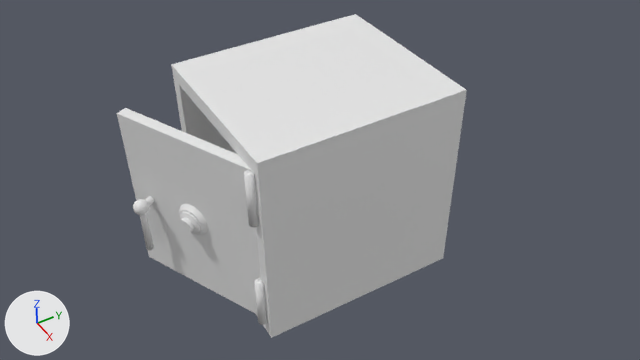
One commit to the Blender file Assets/models/house/floor02/safe/safe01.blend: the scene before it, then after it.
Rendered twice from the file's camera 'Camera'. The lights are fixed; the arrows at lower left show +X, +Y and +Z. Materials are left out; every surface is plain grey.

In view in the first picture: 'body', 'combination_knob', 'door_main', 'hinge_top'.
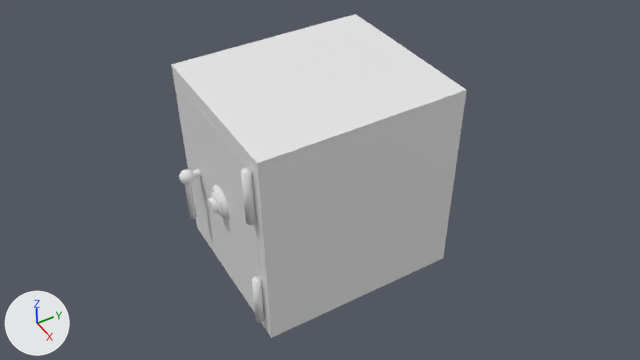
ob_door is not drawn itself; it is the parent of ob_door_main, ob_hinge_top, ob_hinge_bottom, ob_combination_knob, ob_handle.

The change, as a diff of the scene's bpy script:
```diff
--- a/Assets/models/house/floor02/safe/safe01.blend.py
+++ b/Assets/models/house/floor02/safe/safe01.blend.py
@@ ob_door @@
 ob_door.location = (0.895, -1.154, 0.0)
-ob_door.rotation_euler = (0.0, 0.0, 0.448)  # degrees (0, 0, 26)
```

Boxes (x1, y1, x2, y2) around the edits, measured in the pictures (640 x 360 px):
'door_main', turned: before (117, 108, 261, 315); after (179, 85, 260, 303)
'combination_knob', turned: before (179, 204, 208, 235); after (207, 185, 229, 219)
'hinge_top', turned: before (244, 170, 259, 227); after (241, 168, 256, 225)
'hinge_bottom', turned: before (255, 278, 267, 325); after (252, 276, 265, 322)
'handle_main', turned: before (140, 214, 154, 250); after (185, 183, 197, 219)
'handle_joint', turned: before (133, 199, 150, 215); after (179, 169, 194, 184)
'handle_axle', turned: before (145, 196, 154, 206); after (192, 169, 201, 178)
